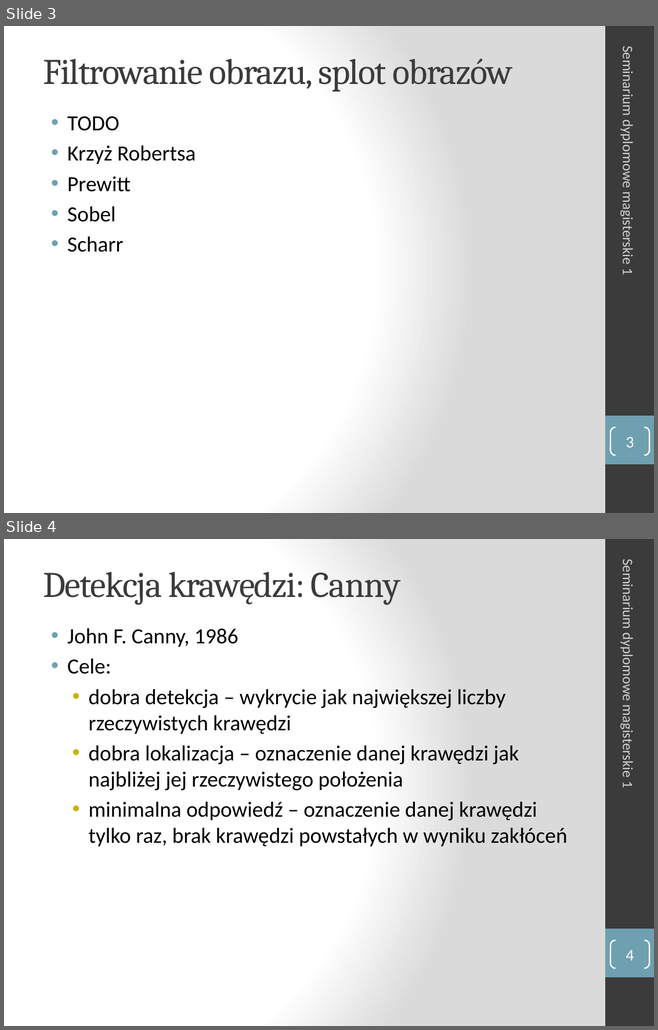
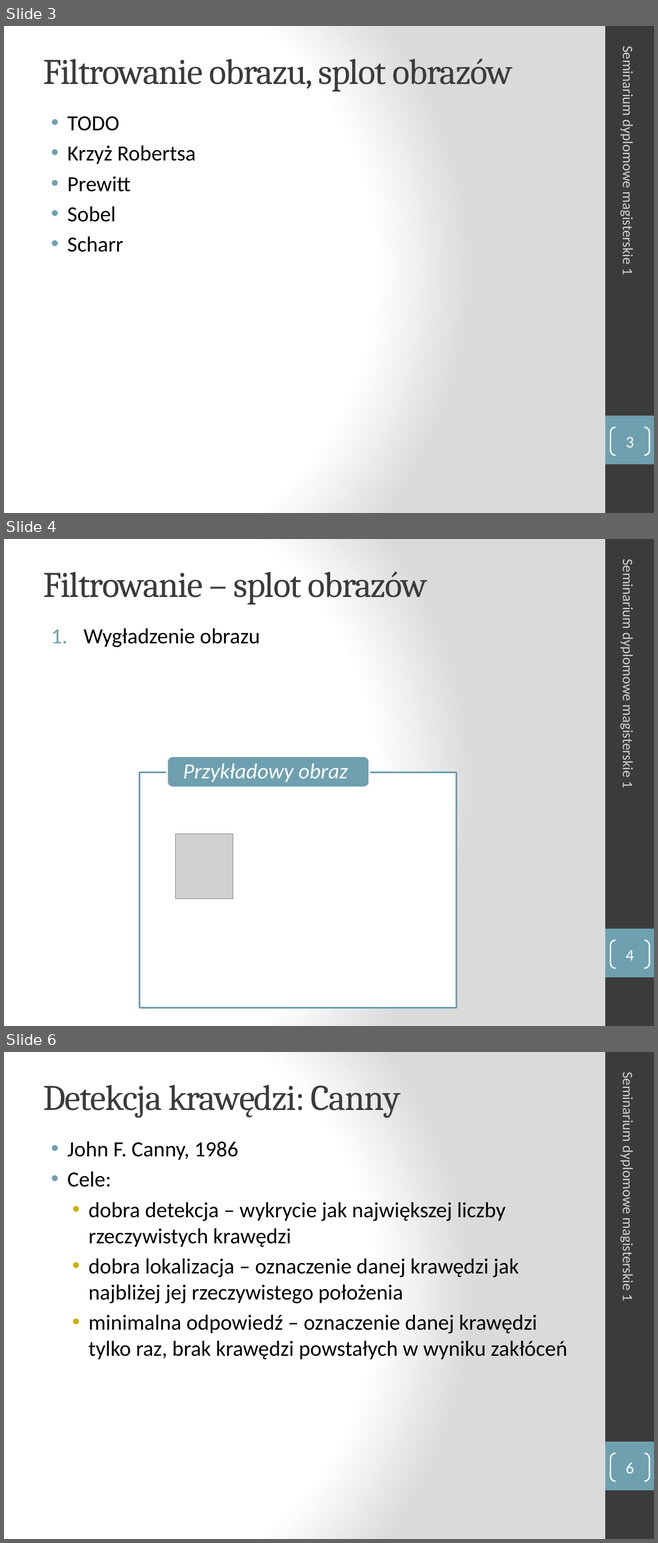
Before and after one commit to turekj/msc, a slide deck: Placeholder/seminar1/prezentacja/sdm1_Aniserowicz_Michal.pptx. Shown one above the other, each under a label of ours: slides 3 and 4 before the commit, slides 3, 4 and 6 after it; the slides between them are not shown. The pictures are 658x1030 and 658x1543 pixels, drawn with LibreOffice and Linux fonts; fonts in the diff are those of the drawing; grey boxes stand for pictures. Boxes give left, top, right and bottom in pixels: in the first picture for what was removed or moved away, otherwise in the second. Text is boxed around its words. In the diff, an @@ line names an element or a change of style, - is before the commit and + after.

```diff
--- a/Placeholder/seminar1/prezentacja/sdm1_Aniserowicz_Michal.pptx
+++ b/Placeholder/seminar1/prezentacja/sdm1_Aniserowicz_Michal.pptx
@@ slide 4 added at (4, 539, 654, 1026), background gradient #FFFFFF to #DADADA; not listed: 2 template elements that a slide beside it also shows @@
@@ title added at (43, 571, 427, 605), 40 pt, text #3B3B3B @@
+Filtrowanie – splot obrazów
@@ text added at (619, 566, 636, 788), 16 pt, text #D4D2D0 @@
+Seminarium dyplomowe magisterskie 1
@@ text added at (83, 628, 260, 647), 24 pt, text #000000 @@
+1. Wygładzenie obrazu
@@ freeform shape added at (167, 756, 369, 788), fill #6EA0B0, outline #FFFFFF 2 pt, 24 pt, text #FFFFFF, italic @@
+Przykładowy obraz
@@ freeform shape added at (140, 772, 456, 1008), fill #FFFFFF at 90% opacity, outline #6EA0B0 2 pt @@
@@ picture added at (176, 834, 233, 899) @@
@@ page number added at (610, 940, 649, 968), outline #FFFFFF 1.5 pt, 18 pt, text #FFFFFF @@
+4
@@ what was slide 4 is now slide 6 @@
@@ page number at (625, 1463, 633, 1474): text changed @@
-4
+6
```
Also in this commit, not shown: 2 slides changed, 1 other slide added, 7 other files.
